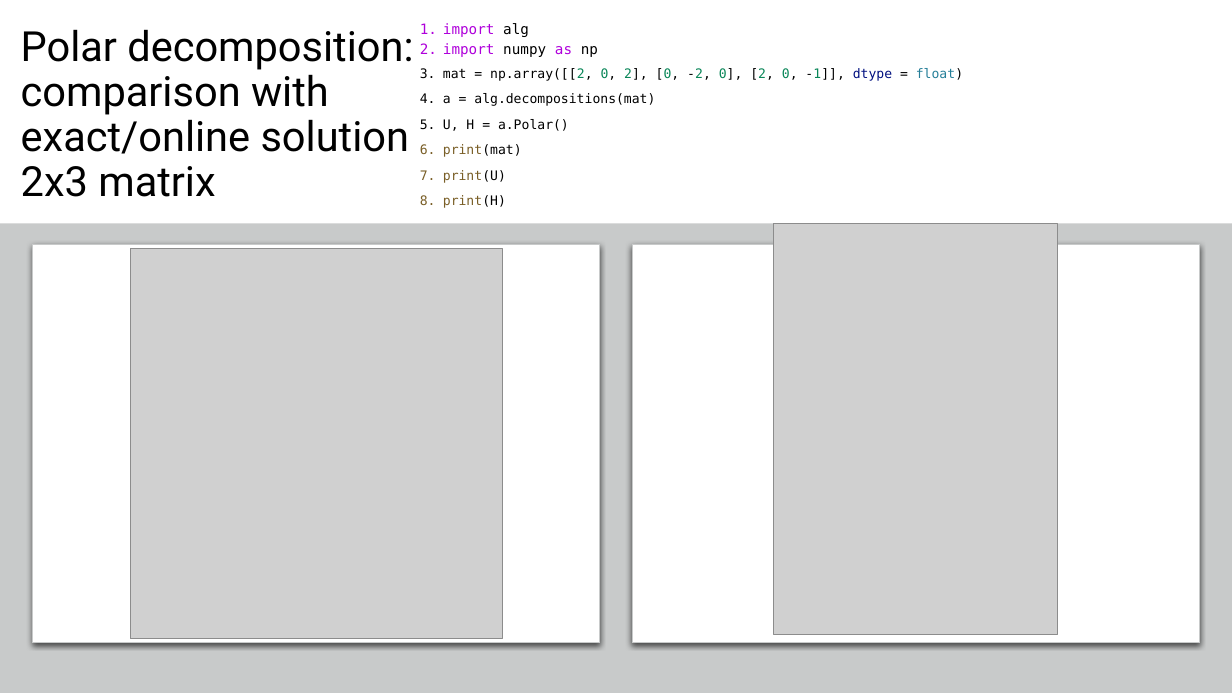
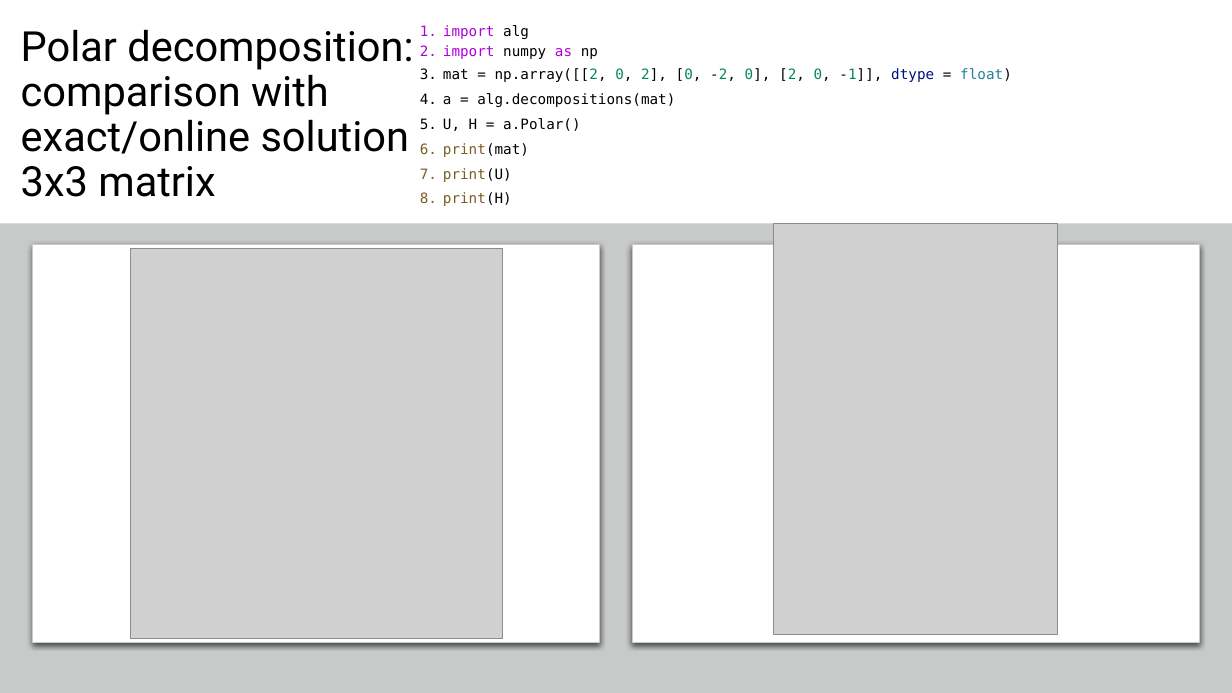
Before and after one commit to netalydana28/Python2, a slide deck: slide 77 of project3/algebra.pptx (slide 42 before the commit). Drawn at 1232x693 pixels with LibreOffice and Linux fonts; fonts in the diff are those of the drawing; grey boxes stand for pictures. Boxes give left, top, right and bottom in pixels: in the first picture for what was removed or moved away, otherwise in the second. Text is boxed around its words. In the diff, an @@ line names an element or a change of style, - is before the commit and + after.

```diff
--- a/project3/algebra.pptx
+++ b/project3/algebra.pptx
@@ title at (21,29,413,197): text changed @@
-Polar decomposition: comparison with exact/online solution
-2x3 matrix
+Polar decomposition: comparison with exact/online solution
+3x3 matrix
@@ text at (443,68,1012,206): size 10.2 to 11.1 pt in "mat = np.array([[2, 0, 2], [0, -2, ...", "a = alg.decompositions(mat)", "U, H = a.Polar()", "print(mat)" and 2 more places; line spacing 0.8 to 0.7 @@
```
Also in this commit, not shown: 9 other slides changed, 46 slides added, 6 slides removed, 4 other files.
